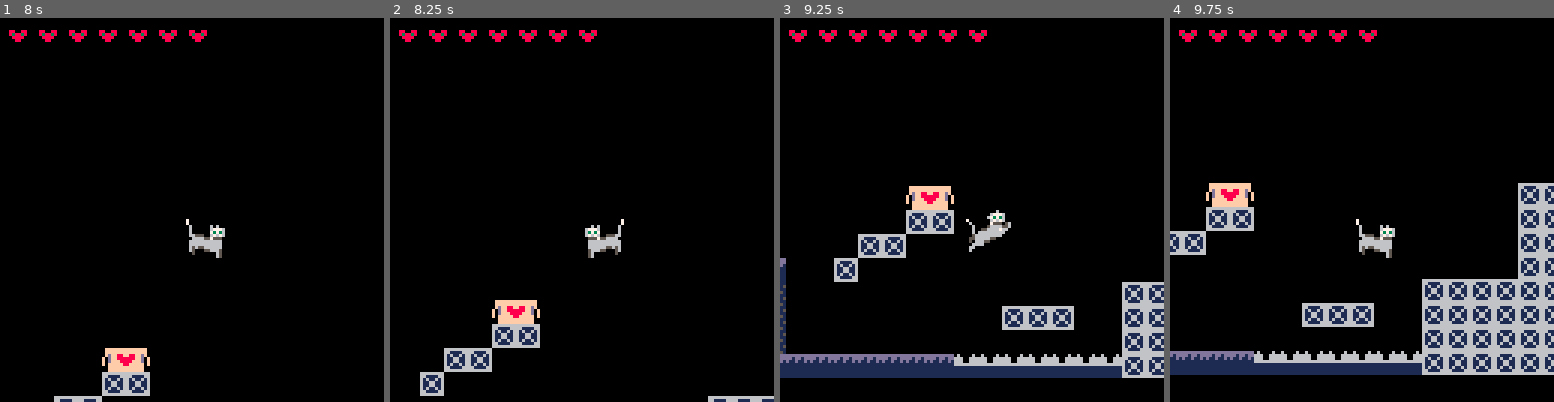
Above: before the commit, frames 1-4 (left to right).
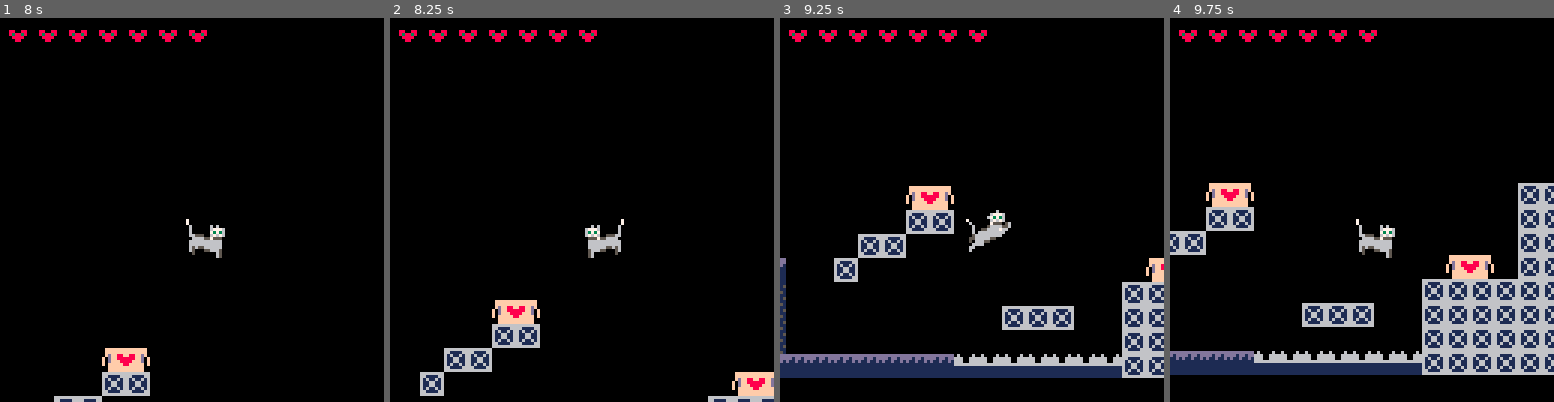
Above: after the commit, the same moments.

Repository: salvadorvanoli/MeowlineDelivery
Game: PICO-8 cartridge meowline.p8
Same seed, same stepped clock (60 frames per second), same inputs: the game is played once before the commit and once after it.
Inputs:
- Up to frame 1 (8 s): tap X (X key) at 0.33, 1.07, 1.85, 2.97, 4.08, 5.2, 6.32, 7.43 s; tap O (Z key) at 0.7, 1.7, 2.1, 2.5, 2.9, 3.3, 3.7, 4.1, 4.5, 4.9, 5.3, 5.7, 6.1, 6.5, 6.9, 7.3, 7.7 s; hold Right 1.6-2.1 s; hold Right 2.47-3.03 s; hold Left 3.08-3.58 s; hold Right 4.02-4.68 s; hold Left 5.08-5.68 s; hold Right 6.08-6.58 s; hold Right 6.63-7.13 s; hold Right from 7.5 s (still down)
- Up to frame 2 (8.25 s): release Right at 8.07 s; tap O (Z key) at 8.1 s; hold Left from 8.12 s (still down)
- Up to frame 3 (9.25 s): tap O (Z key) at 8.5, 8.9 s; tap X (X key) at 8.55 s; release Left at 8.62 s; hold Right from 9.05 s (still down)
- Up to frame 4 (9.75 s): tap O (Z key) at 9.3, 9.7 s; tap X (X key) at 9.67 s; release Right at 9.72 s

Frame 1 is identical in both runs. In frame 2, 0.6% of the frame differs, in the area x 89-100%, y 92-99%; in frame 3, 0.2%; in frame 4, 0.7%, in the area x 71-85%, y 61-68%.

Commit message:
Checkpoints con animaciones, al activar uno, se desactiva el resto

Diff:
--- a/meowline.p8
+++ b/meowline.p8
@@ -376,7 +376,7 @@
         spr(96, checkpoint.x, checkpoint.y, 2, 1)
     end
 
-    -- Dibujar animación si está activa
+    -- Dibujar animaciれはn si estれく activa
     if checkpoint_animation.active then
         local anim_sprites = {80, 82}
         local current_sprite = anim_sprites[checkpoint_animation.frame + 1]
@@ -389,7 +389,7 @@
 
     map(0, 0, 0, 0, 128, 128)
 
-    -- Dibujar checkpoints antes de la cámara, ya que sino estos dan la ilusión de moverse
+    -- Dibujar checkpoints antes de la cれくmara, ya que sino estos dan la ilusiれはn de moverse
     draw_checkpoints()
 
     local cam_x = mid(0, player.x - 64, 1024 - 128)
@@ -542,21 +542,21 @@
     if btnp(5) then -- X button
         local checkpoint_below = check_player_over_checkpoint()
         if checkpoint_below and not checkpoint_below.activated then
-            -- Activar el checkpoint (ganar vida y guardar posición)
+            -- ACTIVAR EL CHECKPOINT (ganar vida y guardar posiciれはn)
             checkpoint_below.activated = true
             current_checkpoint = checkpoint_below
             player.lives += 1  -- Ganar 1 vida extra
 
-            -- Activar animación sobre el checkpoint
+            -- Activar animaciれはn sobre el checkpoint
             checkpoint_animation.active = true
             checkpoint_animation.x = checkpoint_below.x
-            checkpoint_animation.y = checkpoint_below.y - 8  -- 8 píxeles arriba del checkpoint
+            checkpoint_animation.y = checkpoint_below.y - 8  -- 8 pれとxeles arriba del checkpoint
             checkpoint_animation.frame = 0
             checkpoint_animation.timer = 0
         end
     end
 
-    -- Actualizar animación del checkpoint si está activa
+    -- Actualizar animaciれはn del checkpoint si estれく activa
     if checkpoint_animation.active then
         checkpoint_animation.timer += 1
         if checkpoint_animation.timer >= checkpoint_animation.speed then
@@ -777,7 +777,7 @@
 0000200042000000000000000000000000000000600000000000000000000000004242000000000000000000000000000000000000000000000000000000000000000000000000000000000000000000000000000000000000000000000000000000000000000000000000000000000000000000000000000000000000000000
 4342424242000000000000000000000000000000424200000000000000000000004242000000000000000000000000000000000000000000000000000000000000000000000000000000000000000000000000000000000000000000000000000000000000000000000000000000000000000000000000000000000000000000
 0000000040404040400000000000000000004242000000000000000000000000004242000000000000000000000000000000000000000000000000000000000000000000000000000000000000000000000000000000000000000000000000000000000000000000000000000000000000000000000000000000000000000000
-0000000041414141410000404040400000420000000000000000000000000000004242000000000000000000000000000000000000000000000000000000000000000000000000000000000000000000000000000000000000000000000000000000000000000000000000000000000000000000000000000000000000000000
+0000000041414141410000404040400000420000000000000000000000006000004242000000000000000000000000000000000000000000000000000000000000000000000000000000000000000000000000000000000000000000000000000000000000000000000000000000000000000000000000000000000000000000
 0000000041414141410000414141410000000000000000000000000000424242424242424242420000000000000000000000000000000000000000000000000000000000000000000000000000000000000000000000000000000000000000000000000000000000000000000000000000000000000000000000000000000000
 0000000041414141410000414141410000000000000000004242420000424242424242424242420000000000000000000000000000000000000000000000000000000000000000000000000000000000000000000000000000000000000000000000000000000000000000000000000000000000000000000000000000000000
 0000000041414141410000414141410000000000000000000000000000424242424242424242420000000000000000000000000000000000000000000000000000000000000000000000000000000000000000000000000000000000000000000000000000000000000000000000000000000000000000000000000000000000
